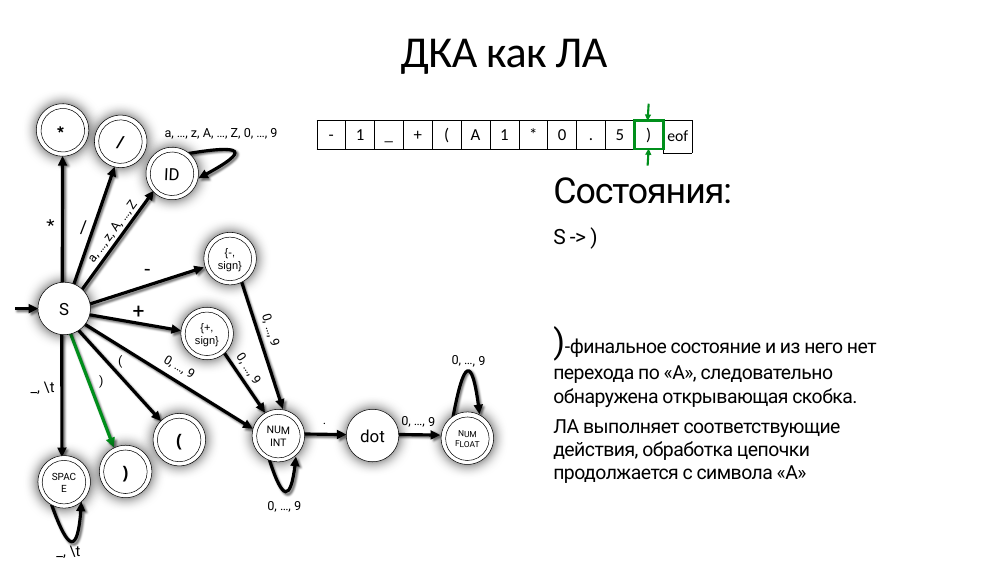
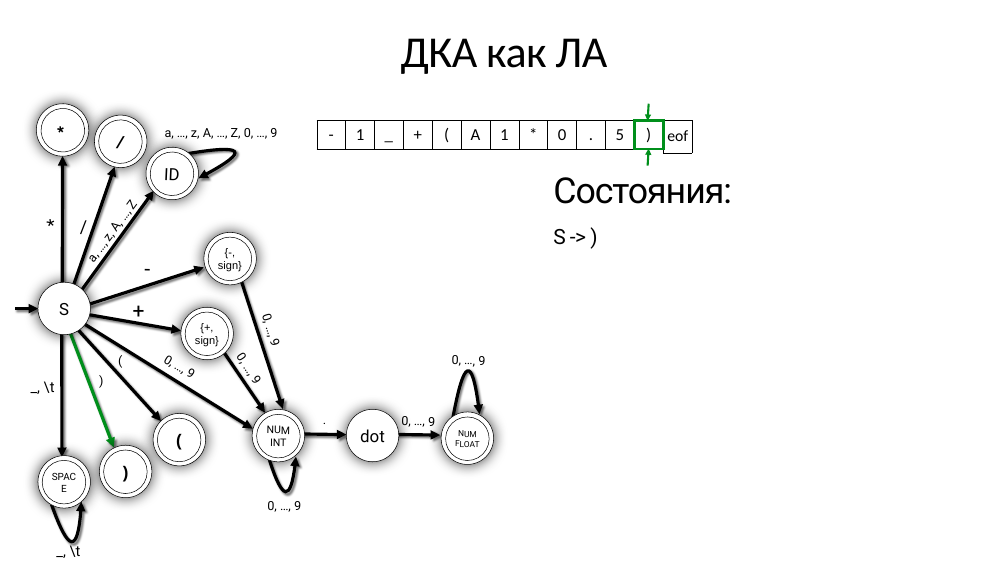
Before and after one commit to goddamnteam/korzun, a slide deck: slide 43 of task5.pptx. Drawn at 1008x567 pixels with LibreOffice and Linux fonts; fonts in the diff are those of the drawing. Boxes give left, top, right and bottom in pixels: in the first picture for what was removed or moved away, otherwise in the second. Text is boxed around its words. In the diff, an @@ line names an element or a change of style, - is before the commit and + after.

```diff
--- a/task5.pptx
+++ b/task5.pptx
@@ text removed at (553,338,877,483) @@
-)-финальное состояние и из него нет перехода по «A», следовательно обнаружена открывающая скобка.
-ЛА выполняет соответствующие действия, обработка цепочки продолжается с символа «A»
```
Also in this commit, not shown: 32 other slides changed.
